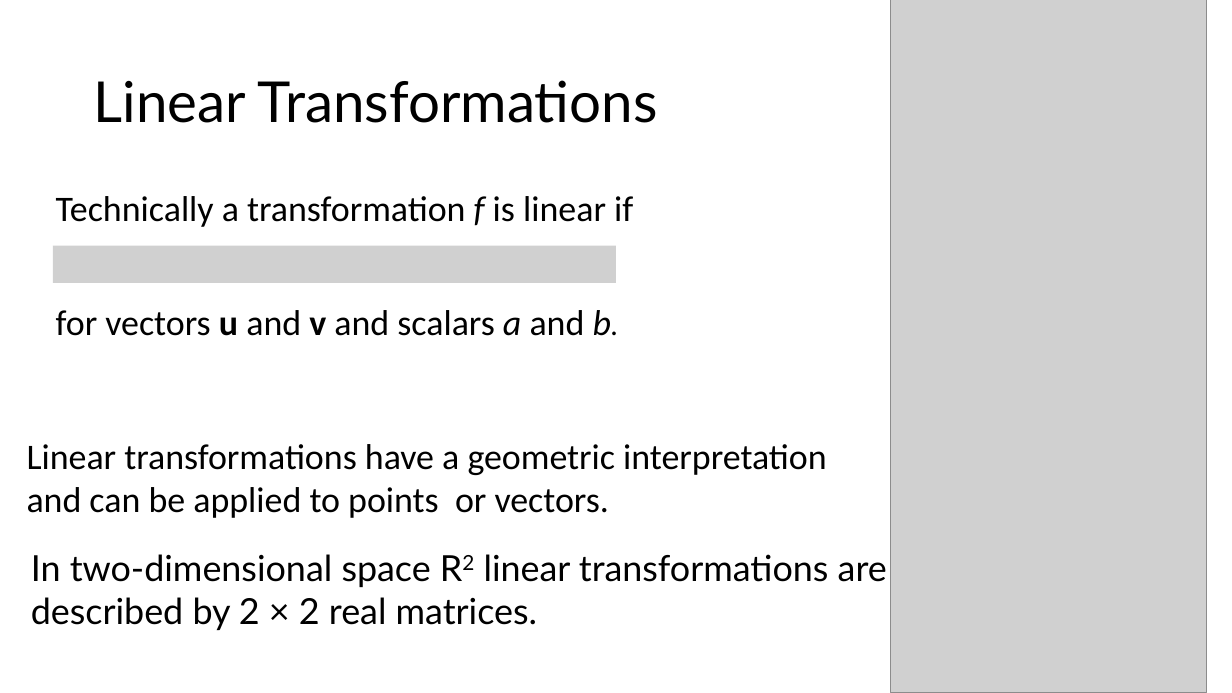
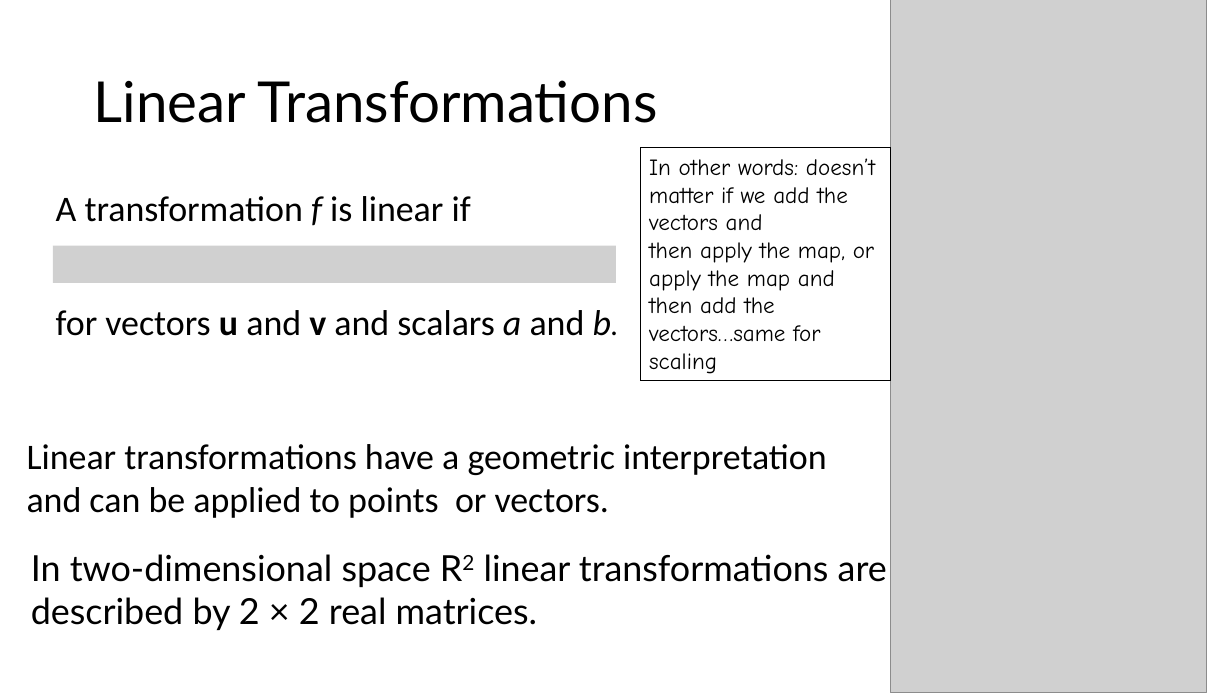
Before and after one commit to illinois-cs418/cs418CourseMaterial, a slide deck: slide 11 of Lectures/CS418-Lecture3-Transformations.pptx. Drawn at 1232x693 pixels with LibreOffice and Linux fonts; fonts in the diff are those of the drawing; grey boxes stand for pictures. Boxes give left, top, right and bottom in pixels: in the first picture for what was removed or moved away, otherwise in the second. Text is boxed around its words. In the diff, an @@ line names an element or a change of style, - is before the commit and + after.

```diff
--- a/Lectures/CS418-Lecture3-Transformations.pptx
+++ b/Lectures/CS418-Lecture3-Transformations.pptx
@@ rectangle added at bbox=[640, 148, 891, 381], outline #000000 0.75 pt, 18 pt, text #000000 @@
+In other words: doesn’t matter if we add the vectors and
+then apply the map, or apply the map and then add the
+vectors…same for scaling
@@ text at bbox=[56, 196, 471, 226]: text changed @@
-Technically a transformation f is linear if
+A transformation f is linear if
```
Also in this commit, not shown: 2 other slides changed.
